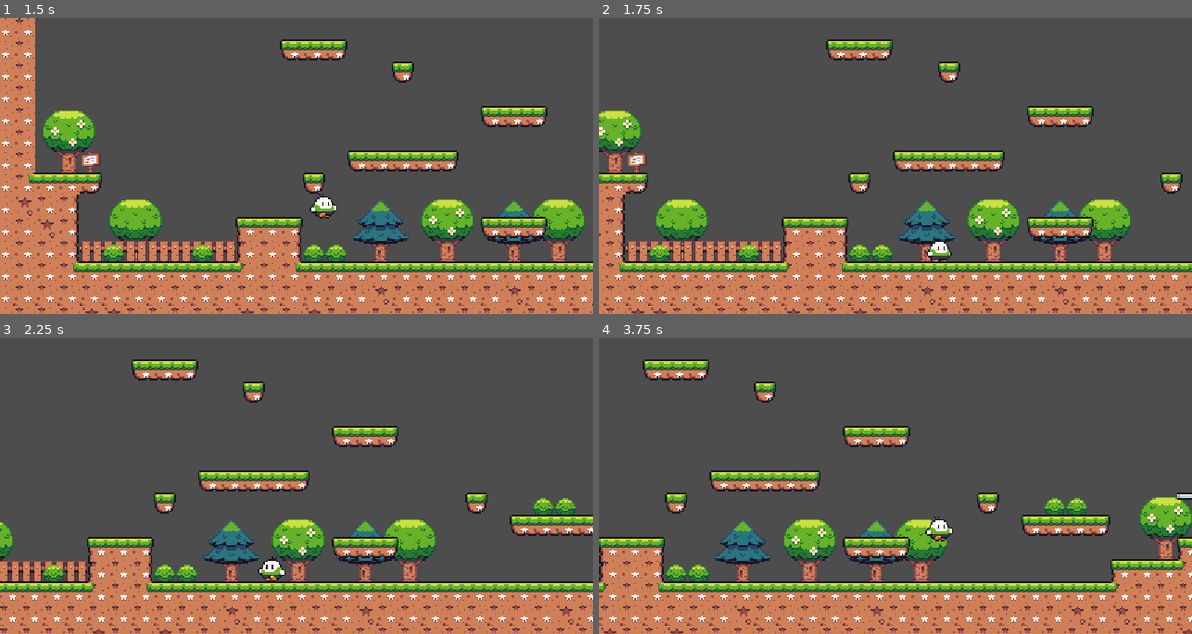
Above: before the commit, frames 1-4 (two rows, left to right).
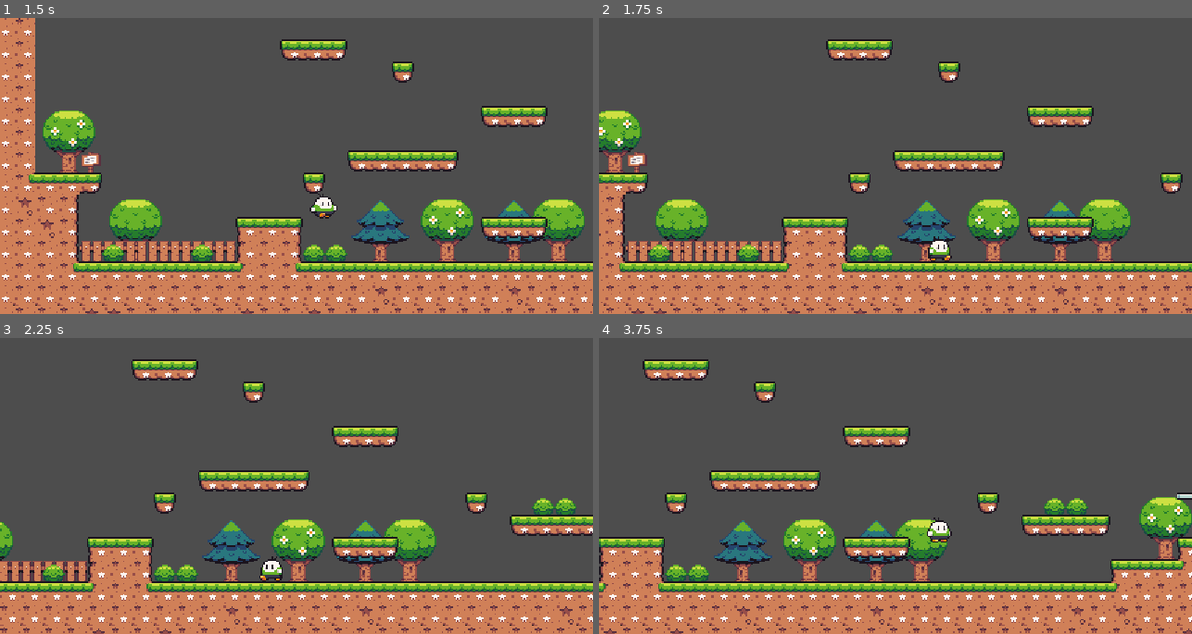
Above: after the commit, the same moments.

Repository: PArthur006/Adventure-Dash
Game: Godot game, scene res://levels.tscn
The game is run twice, just before and just after one commit, with the same random seed, the same clock (stepped at 60 frames per second) and the same inputs. The project has no main scene, so this scene is started directly.
Inputs:
- Up to frame 1 (1.5 s): tap Enter (ui_accept) at 0.5, 0.77 s; hold Right (ui_right) from 0.53 s (still down)
- Up to frame 2 (1.75 s): keep holding Right (ui_right); tap Enter (ui_accept) at 1.52 s
- Up to frame 3 (2.25 s): release Right (ui_right) at 2.03 s; hold Left (ui_left) from 2.03 s (still down)
- Up to frame 4 (3.75 s): release Left (ui_left) at 2.78 s; hold Right (ui_right) from 2.78 s (still down); tap Enter (ui_accept) at 3.02 s

Frame 1 is identical in both runs. In frame 2, 0.1% of the frame differs, in the area x 55-60%, y 73-83%; in frame 3, less than 0.1%; in frame 4, 0.2%, in the area x 55-60%, y 60-70%.

Commit message:
Update player.tscn
Diminuí a velocidade da animação 'run' de 10.0 para 9.0, para uma aparência mais natural.

Diff:
--- a/Actors/player.tscn
+++ b/Actors/player.tscn
@@ -68,7 +68,7 @@
 }],
 "loop": true,
 "name": &"run",
-"speed": 10.0
+"speed": 9.0
 }]
 
 [node name="player" type="CharacterBody2D"]
@@ -85,6 +85,7 @@
 [node name="camera" type="Camera2D" parent="."]
 limit_left = 0
 limit_top = -10
+limit_right = 1000
 limit_bottom = 300
 limit_smoothed = true
 position_smoothing_enabled = true
@@ -98,7 +99,8 @@
 [node name="anim" type="AnimatedSprite2D" parent="."]
 position = Vector2(0, -14)
 sprite_frames = SubResource("SpriteFrames_1kls3")
-animation = &"idle"
+animation = &"run"
 autoplay = "idle"
+frame_progress = 0.360067
 
 [node name="animator" type="AnimationPlayer" parent="."]
